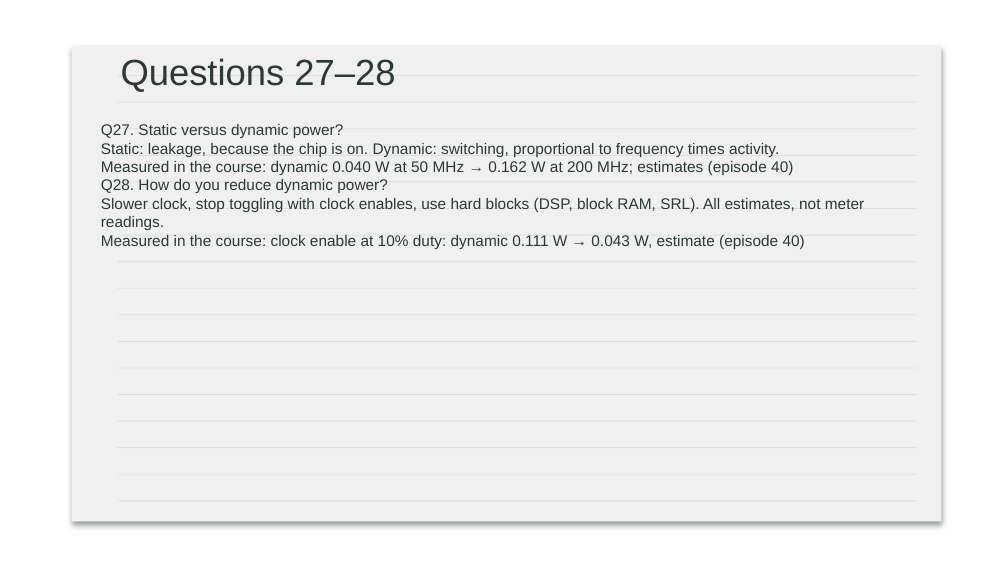
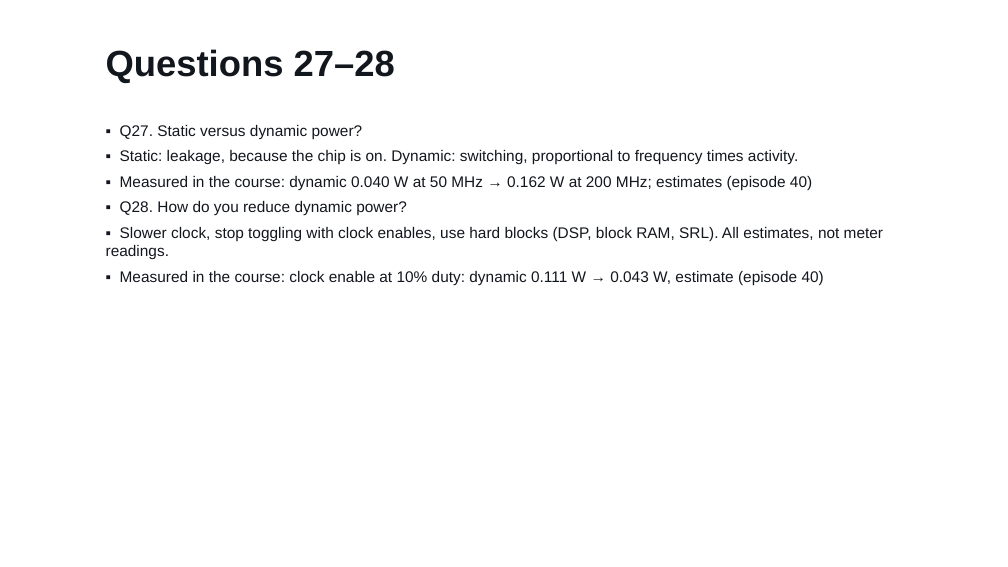
Before and after one commit to Silicon-Simplified/FPGA-Course, a slide deck: slide 19 of slides/ep43_interview_slides.pptx. Drawn at 1008x567 pixels with LibreOffice and Linux fonts; fonts in the diff are those of the drawing; background and template pictures are left out. Boxes give left, top, right and bottom in pixels: in the first picture for what was removed or moved away, otherwise in the second. Text is boxed around its words. In the diff, an @@ line names an element or a change of style, - is before the commit and + after.

```diff
--- a/slides/ep43_interview_slides.pptx
+++ b/slides/ep43_interview_slides.pptx
@@ text "Questions 27–28": place and size @@
-text "Questions 27–28" at (121,58,395,92)
+text "Questions 27–28" at (106,49,395,83)
@@ text "Questions 27–28" at (106,49,395,83): text colour #2D3837 to #12161D, bold on @@
@@ text at (106,125,883,285): text changed; text colour #2D3837 to #12161D @@
-Q27. Static versus dynamic power?
-Static: leakage, because the chip is on. Dynamic: switching, proportional to frequency times activity.
-Measured in the course: dynamic 0.040 W at 50 MHz → 0.162 W at 200 MHz; estimates (episode 40)
-Q28. How do you reduce dynamic power?
-Slower clock, stop toggling with clock enables, use hard blocks (DSP, block RAM, SRL). All estimates, not meter readings.
-Measured in the course: clock enable at 10% duty: dynamic 0.111 W → 0.043 W, estimate (episode 40)
+▪ Q27. Static versus dynamic power?
+▪ Static: leakage, because the chip is on. Dynamic: switching, proportional to frequency times activity.
+▪ Measured in the course: dynamic 0.040 W at 50 MHz → 0.162 W at 200 MHz; estimates (episode 40)
+▪ Q28. How do you reduce dynamic power?
+▪ Slower clock, stop toggling with clock enables, use hard blocks (DSP, block RAM, SRL). All estimates, not meter readings.
+▪ Measured in the course: clock enable at 10% duty: dynamic 0.111 W → 0.043 W, estimate (episode 40)
@@ group removed at (72,45,941,521): 17 rectangles, 1 rounded rectangle @@
```
Also in this commit, not shown: 31 other slides changed, 42 other files.
